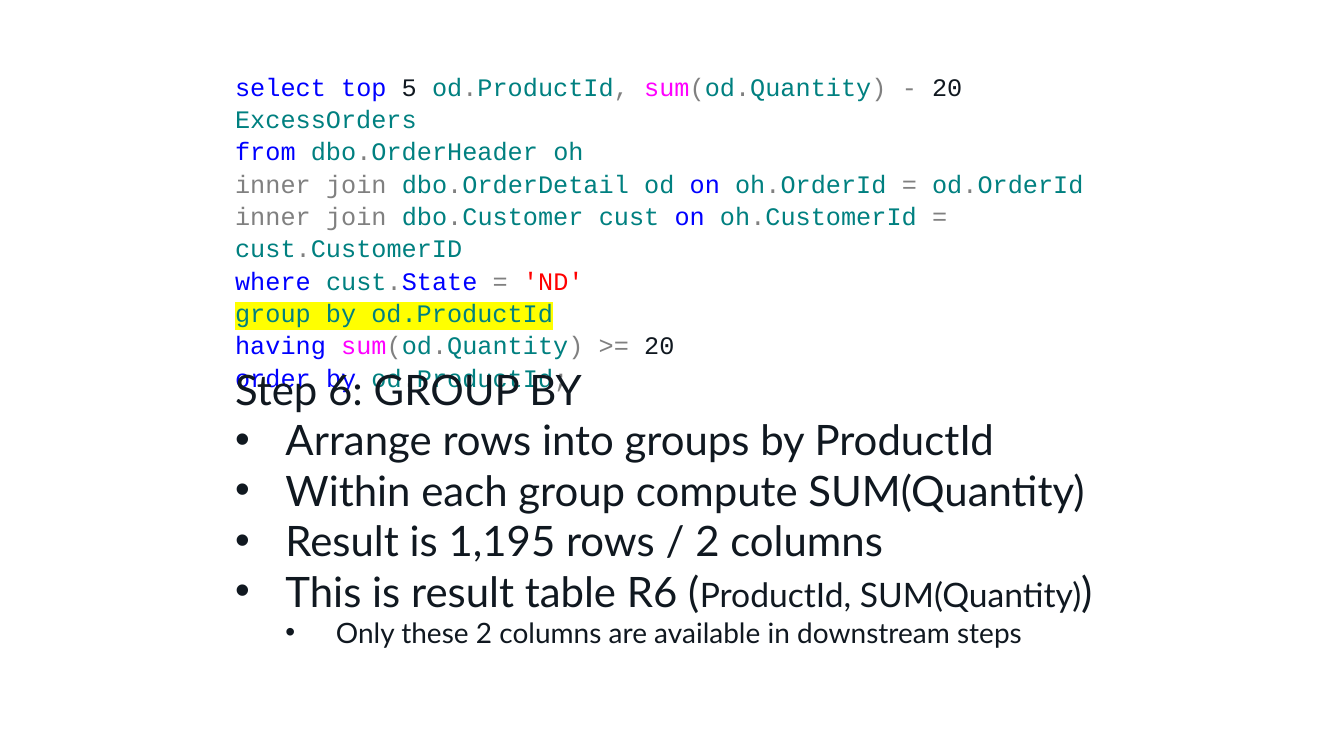
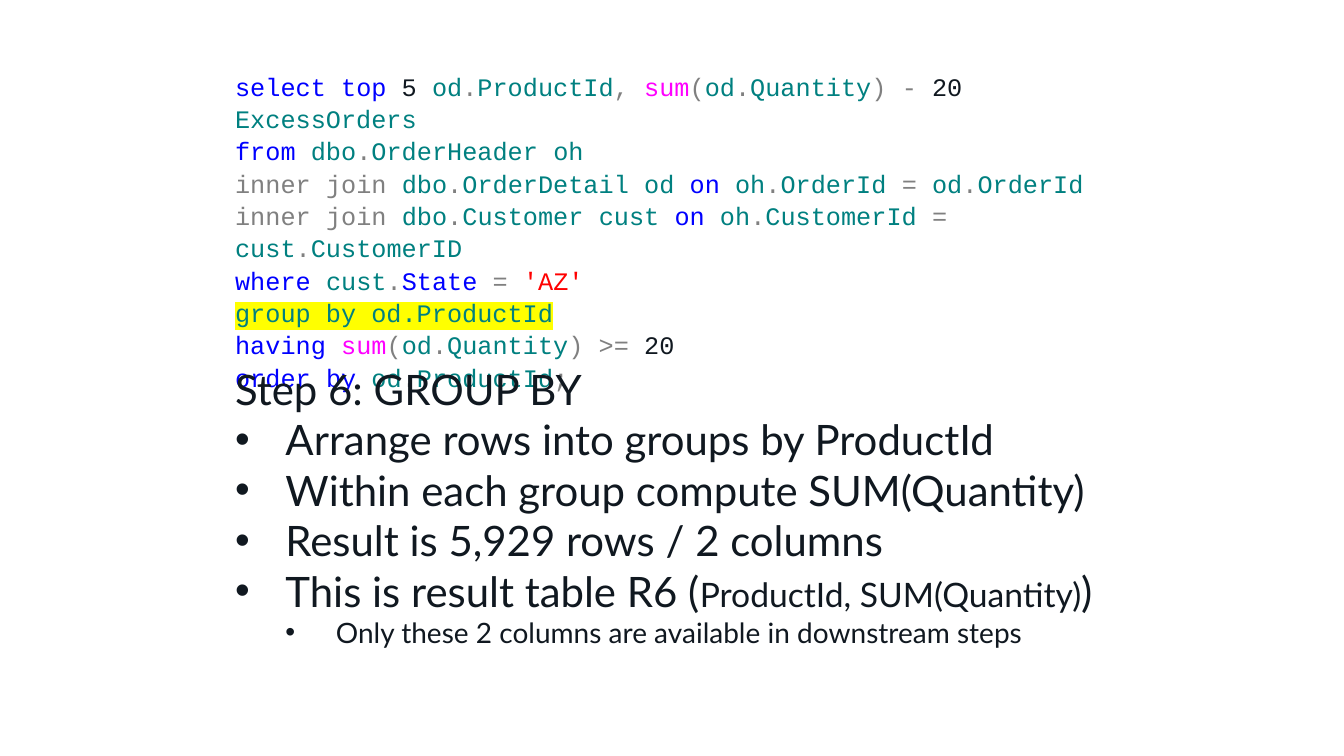
Before and after one commit to tf3604/OptimizerPresentation, a slide deck: slide 14 of Optimizer.pptx. Drawn at 1344x756 pixels with LibreOffice and Linux fonts; fonts in the diff are those of the drawing; background and template pictures are left out. Boxes give left, top, right and bottom in pixels: in the first picture for what was removed or moved away, otherwise in the second. Text is boxed around its words. In the diff, an @@ line names an element or a change of style, - is before the commit and + after.

```diff
--- a/Optimizer.pptx
+++ b/Optimizer.pptx
@@ text at (235,271,584,291): text changed @@
-where cust.State = 'ND'
+where cust.State = 'AZ'
@@ text at (285,525,883,562): text changed @@
-• Result is 1,195 rows / 2 columns
+• Result is 5,929 rows / 2 columns
```
Also in this commit, not shown: 14 other slides changed.
